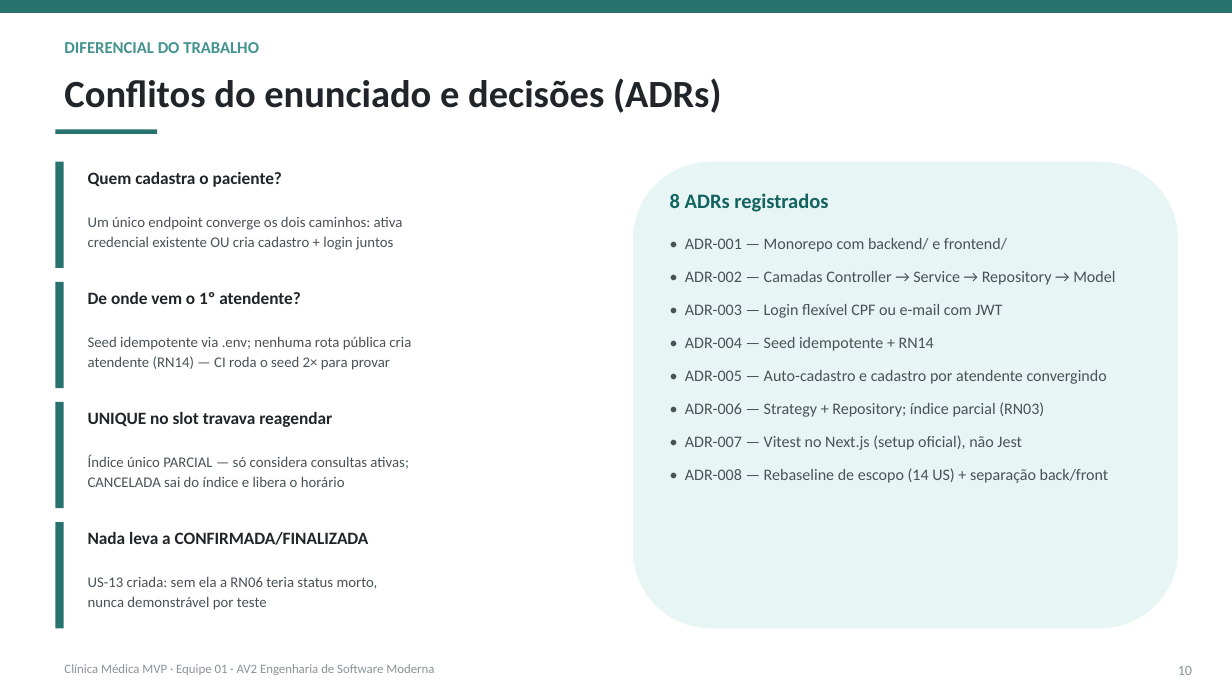
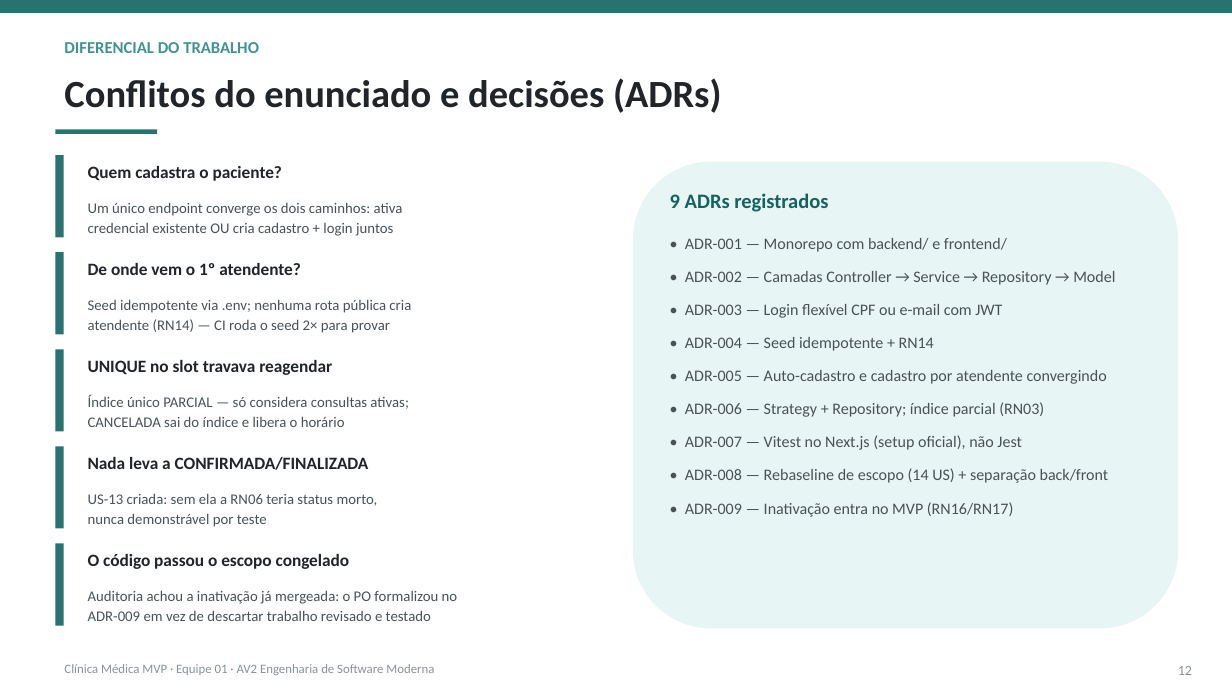
Before and after one commit to jacksoncassemiro/av2-grupo-1-engenharia-software-moderna-oxetech-academy, a slide deck: slide 12 of docs/apresentacao/apresentacao-final-av2-equipe01.pptx (slide 10 before the commit). Drawn at 1232x693 pixels with LibreOffice and Linux fonts; fonts in the diff are those of the drawing. Boxes give left, top, right and bottom in pixels: in the first picture for what was removed or moved away, otherwise in the second. Text is boxed around its words. In the diff, an @@ line names an element or a change of style, - is before the commit and + after.

```diff
--- a/docs/apresentacao/apresentacao-final-av2-equipe01.pptx
+++ b/docs/apresentacao/apresentacao-final-av2-equipe01.pptx
@@ rectangle: place and size @@
-rectangle at [55, 162, 64, 268]
+rectangle at [55, 155, 64, 238]
@@ text "Quem cadastra o paciente?": place and size @@
-text "Quem cadastra o paciente?" at [88, 172, 282, 187]
+text "Quem cadastra o paciente?" at [88, 166, 282, 181]
@@ text "Um único endpoint converge os ...": place and size @@
-text "Um único endpoint converge os ..." at [88, 216, 403, 250]
+text "Um único endpoint converge os ..." at [88, 202, 403, 236]
@@ text at [670, 193, 828, 212]: text changed @@
-8 ADRs registrados
+9 ADRs registrados
@@ rectangle: place and size @@
-rectangle at [55, 282, 64, 388]
+rectangle at [55, 252, 64, 335]
@@ text "De onde vem o 1º ...": place and size @@
-text "De onde vem o 1º ..." at [88, 292, 301, 304]
+text "De onde vem o 1º ..." at [88, 263, 301, 275]
@@ text "Seed idempotente via .env; nenhuma ...": place and size @@
-text "Seed idempotente via .env; nenhuma ..." at [88, 336, 411, 370]
+text "Seed idempotente via .env; nenhuma ..." at [88, 299, 411, 333]
@@ rectangle: place and size @@
-rectangle at [55, 402, 64, 508]
+rectangle at [55, 349, 64, 432]
@@ text "UNIQUE no slot travava reagendar": place and size @@
-text "UNIQUE no slot travava reagendar" at [88, 412, 332, 427]
+text "UNIQUE no slot travava reagendar" at [88, 360, 332, 375]
@@ text "Índice único PARCIAL — só ...": place and size @@
-text "Índice único PARCIAL — só ..." at [88, 454, 408, 487]
+text "Índice único PARCIAL — só ..." at [88, 394, 408, 427]
@@ rectangle: place and size @@
-rectangle at [55, 522, 64, 628]
+rectangle at [55, 446, 64, 529]
@@ text "Nada leva a CONFIRMADA/FINALIZADA": place and size @@
-text "Nada leva a CONFIRMADA/FINALIZADA" at [88, 532, 369, 545]
+text "Nada leva a CONFIRMADA/FINALIZADA" at [88, 457, 369, 470]
@@ text "US-13 criada: sem ela a ...": place and size @@
-text "US-13 criada: sem ela a ..." at [88, 576, 378, 610]
+text "US-13 criada: sem ela a ..." at [88, 493, 378, 527]
@@ text at [685, 502, 1013, 517]: paragraph added @@
+• ADR-009 — Inativação entra no MVP (RN16/RN17)
@@ rectangle added at [55, 543, 64, 626], fill #28726F @@
@@ text added at [88, 554, 350, 569], 13.5 pt, text #212529, bold @@
+O código passou o escopo congelado
@@ text added at [88, 590, 458, 621], 11.5 pt, text #495257 @@
+Auditoria achou a inativação já mergeada: o PO formalizou no
+ADR-009 em vez de descartar trabalho revisado e testado
@@ text at [1178, 666, 1192, 675]: text changed @@
-10
+12
```
Also in this commit, not shown: 12 other slides changed, 7 slides added, 2 slides removed, 1 other file.
